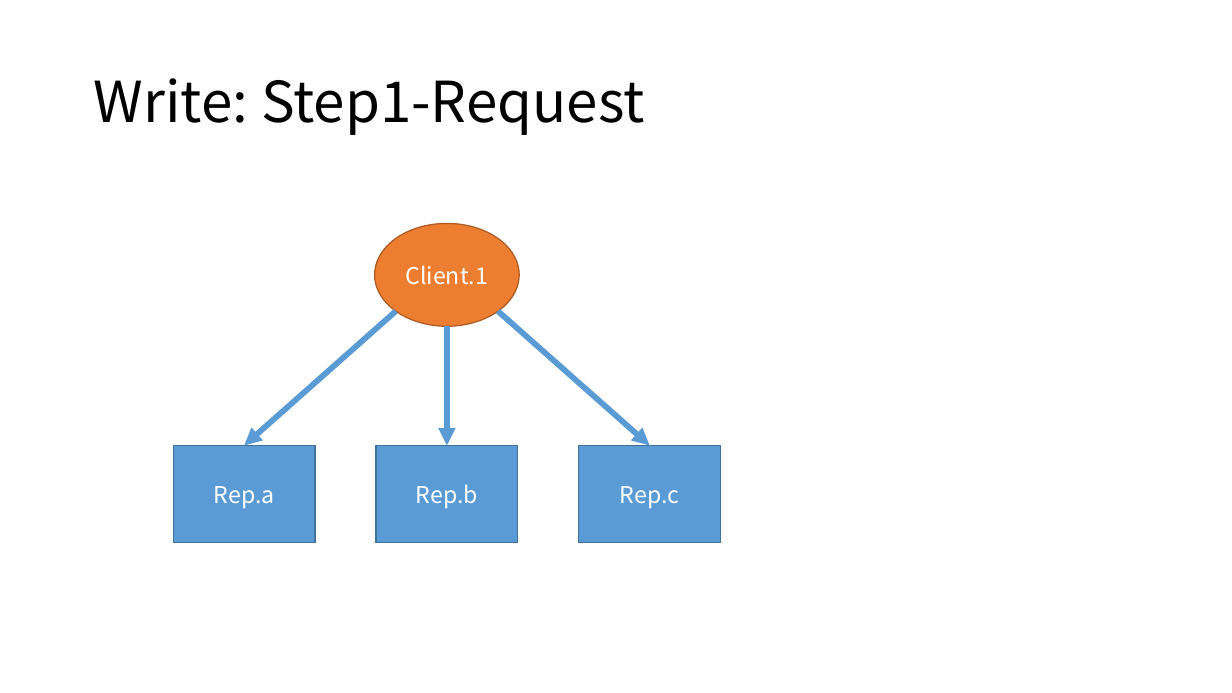
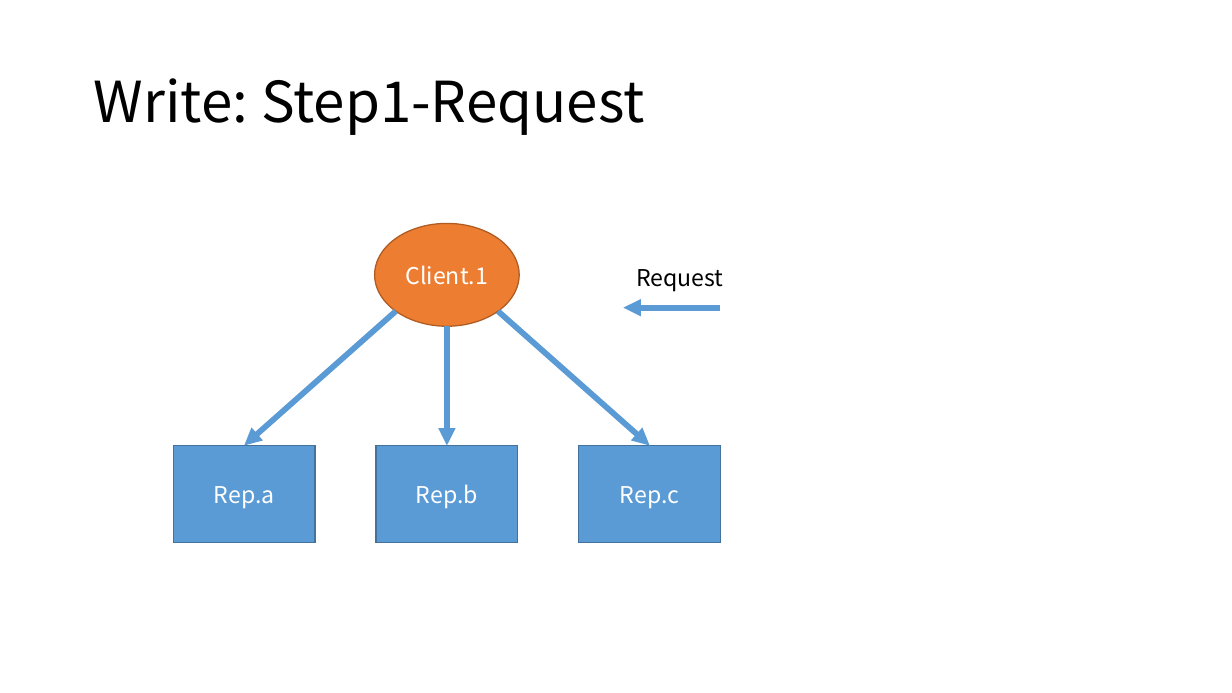
Before and after one commit to coolceph/CephInC, a slide deck: slide 2 of doc/pic.pptx (slide 1 before the commit). Drawn at 1232x693 pixels with LibreOffice and Linux fonts; fonts in the diff are those of the drawing. Boxes give left, top, right and bottom in pixels: in the first picture for what was removed or moved away, otherwise in the second. Text is boxed around its words. In the diff, an @@ line names an element or a change of style, - is before the commit and + after.

```diff
--- a/doc/pic.pptx
+++ b/doc/pic.pptx
@@ text added at (x1=636, y1=269, x2=723, y2=291), 18 pt, text #000000 @@
+Request
@@ arrow added from (721, 308) to (624, 308), #5B9BD5 4.5 pt @@
```
Also in this commit, not shown: 2 other slides changed, 1 slide added, 2 other files.
